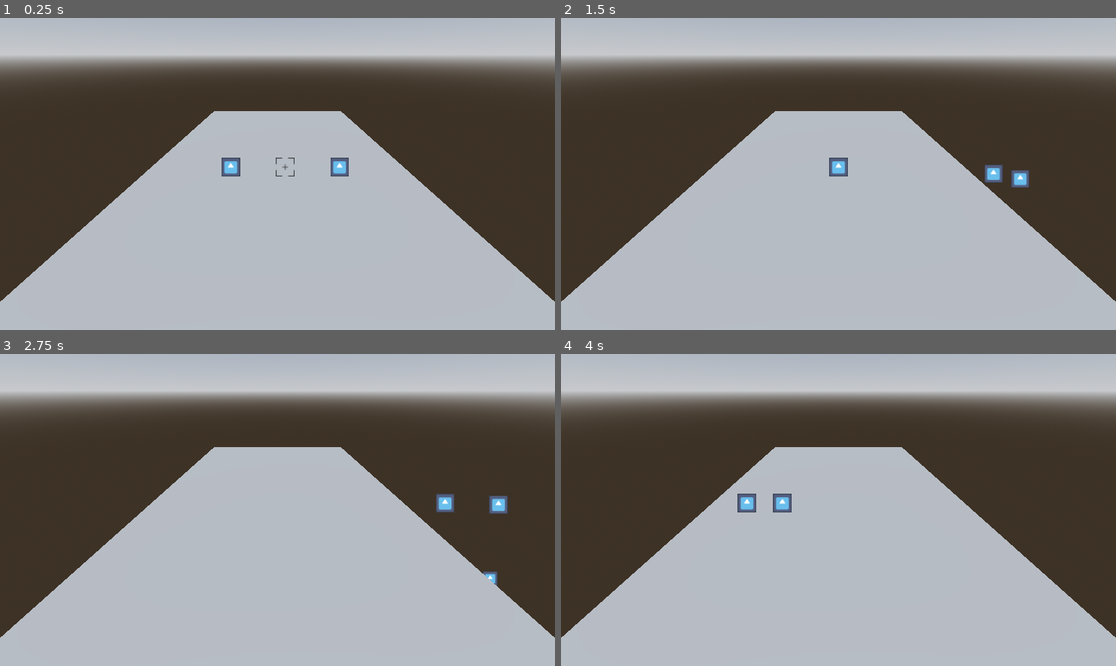
Above: before the commit, frames 1-4 (two rows, left to right).
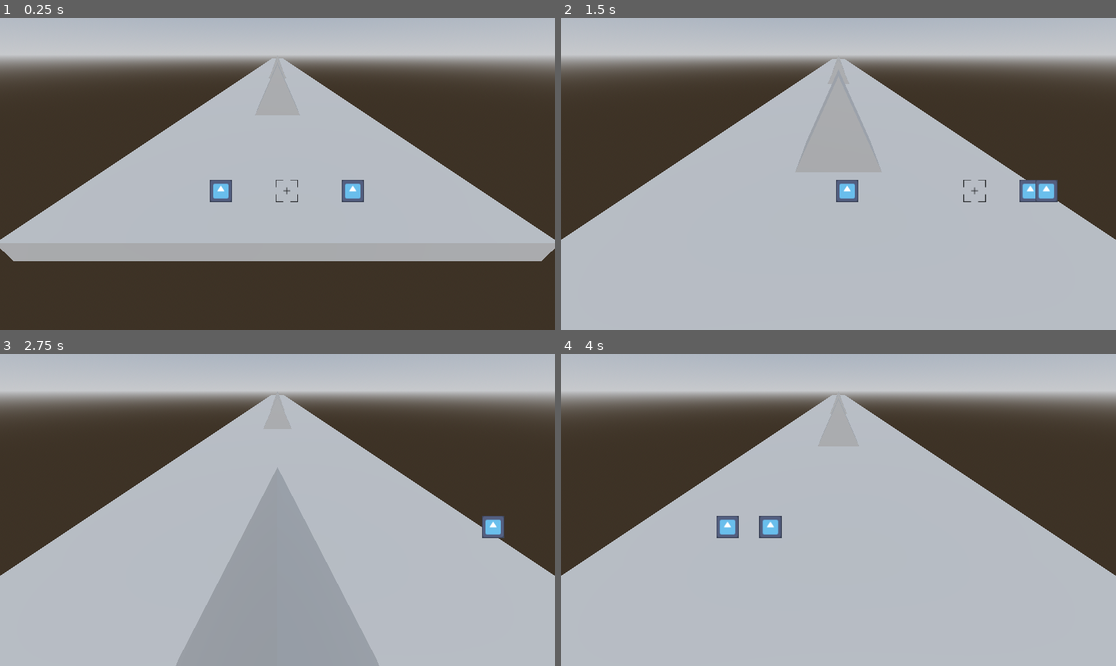
Above: after the commit, the same moments.

Repository: MaxiCabanas/Ludum55
Game: Godot game, scene res://Scenes/level.tscn
The game is run twice, just before and just after one commit, with the same random seed, the same clock (stepped at 60 frames per second) and the same inputs. The engine's default icon, where the game draws it, is replaced by a stand-in: a white triangle on a blue panel in a dark square.
Inputs:
- Up to frame 1 (0.25 s): no input
- Up to frame 2 (1.5 s): tap Enter (ui_accept) at 0.5, 0.77 s; hold D (Right) 0.53-1.28 s; tap Space (SpawnMinion) at 0.6, 1.35 s; hold S (Down) from 1.28 s (still down)
- Up to frame 3 (2.75 s): tap Enter (ui_accept) at 1.52 s; release S (Down) at 2.03 s; hold D (Right) from 2.03 s (still down); tap Space (SpawnMinion) at 2.1 s
- Up to frame 4 (4 s): release D (Right) at 2.78 s; hold W (Up) 2.78-3.53 s; tap Space (SpawnMinion) at 2.85, 3.6 s; tap Enter (ui_accept) at 3.02, 3.5, 3.77 s; hold A (Left) from 3.53 s (still down)

The runs differ from the first frame. In frame 1, 33% of the frame differs, in the area x 0-100%, y 12-100%; in frame 2, 13%; in frame 3, 24%; in frame 4, 13%.

Commit message:
Terrain Manager

Diff:
--- /dev/null
+++ b/Scenes/TerrainManagerScene.tscn
@@ -0,0 +1,6 @@
+[gd_scene load_steps=2 format=3 uid="uid://52gnxc7n1l3"]
+
+[ext_resource type="Script" path="res://Scripts/TerrainManager.gd" id="1_7yhb5"]
+
+[node name="root" type="Node3D"]
+script = ExtResource("1_7yhb5")
--- /dev/null
+++ b/Scenes/TerrainSections/TerrainSection1.tscn
@@ -0,0 +1,15 @@
+[gd_scene load_steps=3 format=3 uid="uid://6r62outu2il2"]
+
+[sub_resource type="BoxMesh" id="BoxMesh_y44x5"]
+size = Vector3(20, 1, 40)
+
+[sub_resource type="ConcavePolygonShape3D" id="ConcavePolygonShape3D_e4u7r"]
+data = PackedVector3Array(-10, 0.5, 20, 10, 0.5, 20, -10, -0.5, 20, 10, 0.5, 20, 10, -0.5, 20, -10, -0.5, 20, 10, 0.5, -20, -10, 0.5, -20, 10, -0.5, -20, -10, 0.5, -20, -10, -0.5, -20, 10, -0.5, -20, 10, 0.5, 20, 10, 0.5, -20, 10, -0.5, 20, 10, 0.5, -20, 10, -0.5, -20, 10, -0.5, 20, -10, 0.5, -20, -10, 0.5, 20, -10, -0.5, -20, -10, 0.5, 20, -10, -0.5, 20, -10, -0.5, -20, 10, 0.5, 20, -10, 0.5, 20, 10, 0.5, -20, -10, 0.5, 20, -10, 0.5, -20, 10, 0.5, -20, -10, -0.5, 20, 10, -0.5, 20, -10, -0.5, -20, 10, -0.5, 20, 10, -0.5, -20, -10, -0.5, -20)
+
+[node name="FloorMesh" type="MeshInstance3D"]
+mesh = SubResource("BoxMesh_y44x5")
+
+[node name="StaticBody3D" type="StaticBody3D" parent="."]
+
+[node name="CollisionShape3D" type="CollisionShape3D" parent="StaticBody3D"]
+shape = SubResource("ConcavePolygonShape3D_e4u7r")
--- /dev/null
+++ b/Scenes/TerrainSections/TerrainSection2.tscn
@@ -0,0 +1,30 @@
+[gd_scene load_steps=5 format=3 uid="uid://bg0td7wv5jguo"]
+
+[sub_resource type="BoxMesh" id="BoxMesh_y44x5"]
+size = Vector3(20, 1, 40)
+
+[sub_resource type="ConcavePolygonShape3D" id="ConcavePolygonShape3D_e4u7r"]
+data = PackedVector3Array(-10, 0.5, 20, 10, 0.5, 20, -10, -0.5, 20, 10, 0.5, 20, 10, -0.5, 20, -10, -0.5, 20, 10, 0.5, -20, -10, 0.5, -20, 10, -0.5, -20, -10, 0.5, -20, -10, -0.5, -20, 10, -0.5, -20, 10, 0.5, 20, 10, 0.5, -20, 10, -0.5, 20, 10, 0.5, -20, 10, -0.5, -20, 10, -0.5, 20, -10, 0.5, -20, -10, 0.5, 20, -10, -0.5, -20, -10, 0.5, 20, -10, -0.5, 20, -10, -0.5, -20, 10, 0.5, 20, -10, 0.5, 20, 10, 0.5, -20, -10, 0.5, 20, -10, 0.5, -20, 10, 0.5, -20, -10, -0.5, 20, 10, -0.5, 20, -10, -0.5, -20, 10, -0.5, 20, 10, -0.5, -20, -10, -0.5, -20)
+
+[sub_resource type="PrismMesh" id="PrismMesh_xf7k8"]
+size = Vector3(5, 5, 5)
+
+[sub_resource type="ConcavePolygonShape3D" id="ConcavePolygonShape3D_fnwo3"]
+data = PackedVector3Array(0, 2.5, 2.5, 2.5, -2.5, 2.5, -2.5, -2.5, 2.5, 0, 2.5, -2.5, -2.5, -2.5, -2.5, 2.5, -2.5, -2.5, 0, 2.5, 2.5, 0, 2.5, -2.5, 2.5, -2.5, 2.5, 0, 2.5, -2.5, 2.5, -2.5, -2.5, 2.5, -2.5, 2.5, 0, 2.5, -2.5, 0, 2.5, 2.5, -2.5, -2.5, -2.5, 0, 2.5, 2.5, -2.5, -2.5, 2.5, -2.5, -2.5, -2.5, -2.5, -2.5, 2.5, 2.5, -2.5, 2.5, -2.5, -2.5, -2.5, 2.5, -2.5, 2.5, 2.5, -2.5, -2.5, -2.5, -2.5, -2.5)
+
+[node name="FloorMesh" type="MeshInstance3D"]
+mesh = SubResource("BoxMesh_y44x5")
+
+[node name="StaticBody3D" type="StaticBody3D" parent="."]
+
+[node name="CollisionShape3D" type="CollisionShape3D" parent="StaticBody3D"]
+shape = SubResource("ConcavePolygonShape3D_e4u7r")
+
+[node name="MeshInstance3D" type="MeshInstance3D" parent="."]
+transform = Transform3D(1, 0, 0, 0, 1, 0, 0, 0, 1, 0, 2.92806, 0)
+mesh = SubResource("PrismMesh_xf7k8")
+
+[node name="StaticBody3D" type="StaticBody3D" parent="MeshInstance3D"]
+
+[node name="CollisionShape3D" type="CollisionShape3D" parent="MeshInstance3D/StaticBody3D"]
+shape = SubResource("ConcavePolygonShape3D_fnwo3")
--- a/Scenes/level.tscn
+++ b/Scenes/level.tscn
@@ -14,17 +14,13 @@
 sky = SubResource("Sky_8c255")
 tonemap_mode = 2
 
-[sub_resource type="BoxMesh" id="BoxMesh_fcoti"]
-
-[sub_resource type="BoxShape3D" id="BoxShape3D_3pnxs"]
-
 [node name="Node3D" type="Node3D"]
 
 [node name="WorldEnvironment" type="WorldEnvironment" parent="."]
 environment = SubResource("Environment_td0q4")
 
 [node name="Camera3D" type="Camera3D" parent="."]
-transform = Transform3D(-1, 4.42389e-08, -7.54034e-08, 0, 0.862514, 0.506034, 8.74228e-08, 0.506034, -0.862514, 0, 6.261, -9.705)
+transform = Transform3D(-1, 4.42389e-08, -7.54034e-08, 0, 0.862514, 0.506034, 8.74228e-08, 0.506034, -0.862514, 1.90735e-06, 6.25335, -7.46654)
 
 [node name="DirectionalLight3D" type="DirectionalLight3D" parent="."]
 transform = Transform3D(1, 0, 0, 0, -0.642788, 0.766045, 0, -0.766045, -0.642788, 0, 16.2842, 32.2228)
@@ -34,12 +30,3 @@
 
 [node name="CharacterBody3D2" parent="." instance=ExtResource("2_wd5sk")]
 transform = Transform3D(1, 0, 0, 0, 1, 0, 0, 0, 1, -5.03561, 1.15091, 0)
-
-[node name="MeshInstance3D" type="MeshInstance3D" parent="."]
-transform = Transform3D(15, 0, 0, 0, 1, 0, 0, 0, 30, 0, 0, 0)
-mesh = SubResource("BoxMesh_fcoti")
-
-[node name="StaticBody3D" type="StaticBody3D" parent="MeshInstance3D"]
-
-[node name="CollisionShape3D" type="CollisionShape3D" parent="MeshInstance3D/StaticBody3D"]
-shape = SubResource("BoxShape3D_3pnxs")
--- a/Scripts/CrowdCenter.gd
+++ b/Scripts/CrowdCenter.gd
@@ -15,9 +15,8 @@
 
 func _process_input_3d(delta):
 	var crowd_position = minion_manager.get_crowd_position()
-	var x = int(Input.is_action_pressed("Left")) - int(Input.is_action_pressed("Right"))
-	var z = int(Input.is_action_pressed("Up")) - int(Input.is_action_pressed("Down"))
-	var movement_dir = Vector3(x, 0.0, z)
+	var input = Input.get_vector("Left", "Right", "Up", "Down")
+	var movement_dir = Vector3(input.x, 0.0, input.y)
 	position = crowd_position + movement_dir * speed * delta
 
 # Called every frame. 'delta' is the elapsed time since the previous frame.
--- /dev/null
+++ b/Scripts/TerrainManager.gd
@@ -0,0 +1,63 @@
+extends Node3D
+
+class_name TerrainManager
+
+## This builds and operates the terrain "conveyor belt"
+##
+## A set of randomly choosen terrain blocks is rendered to the viewport.
+## As the game played the terrian is moved in the posative Z direction.
+## When a given block passes behind this node it is removed and a new block
+## is added to the far end of the conveyor
+
+@export var speed = 10.0
+## The number of blocks to keep rendered to the viewport
+@export var num_of_sections = 10
+## Path to directory holding the terrain block scenes
+@export_dir var sections_path = "res://Scenes/TerrainSections/"
+
+## Holds the catalog of loaded terrian block scenes
+var sections_catalog = []
+## The set of terrian blocks which are currently rendered to viewport
+var sections_instances = []
+
+
+func _ready():
+	_load_terrain_scenes(sections_path)
+	_init_blocks()
+
+func _physics_process(delta):
+	_progress_terrain(delta)
+
+
+func _load_terrain_scenes(target_path):
+	var dir = DirAccess.open(target_path)
+	for scene_path in dir.get_files():
+		print("Loading terrian section scene: " + target_path + "/" + scene_path)
+		sections_catalog.append(load(target_path + "/" + scene_path))
+
+func _init_blocks():
+	for section_index in num_of_sections:
+		var new_section = sections_catalog.pick_random().instantiate()
+		if section_index == 0:
+			new_section.position.z = new_section.mesh.size.z/2
+		else:
+			_append_to_far_edge(sections_instances[section_index - 1], new_section)
+		add_child(new_section)
+		sections_instances.append(new_section)
+
+func _append_to_far_edge(last_section, new_section):
+	new_section.position.z = last_section.position.z + last_section.mesh.size.z/2 + new_section.mesh.size.z/2
+
+func _progress_terrain(delta):
+	for section in sections_instances:
+		section.position.z -= speed * delta
+
+	if sections_instances[0].position.z <= -sections_instances[0].mesh.size.z:
+		var last_section = sections_instances[-1]
+		var first_section = sections_instances.pop_front()
+
+		var new_section = sections_catalog.pick_random().instantiate()
+		_append_to_far_edge(last_section, new_section)
+		add_child(new_section)
+		sections_instances.append(new_section)
+		first_section.queue_free()
--- a/project.godot
+++ b/project.godot
@@ -17,6 +17,7 @@
 
 [autoload]
 
+TerrainManagerScene="*res://Scenes/TerrainManagerScene.tscn"
 CrowdCenter="*res://Scenes/CrowdController.tscn"
 MinionsManager="*res://Scripts/MinionsManager.gd"
 
Not shown: 1 places in Scenes/level.tscn that only renumber resources
